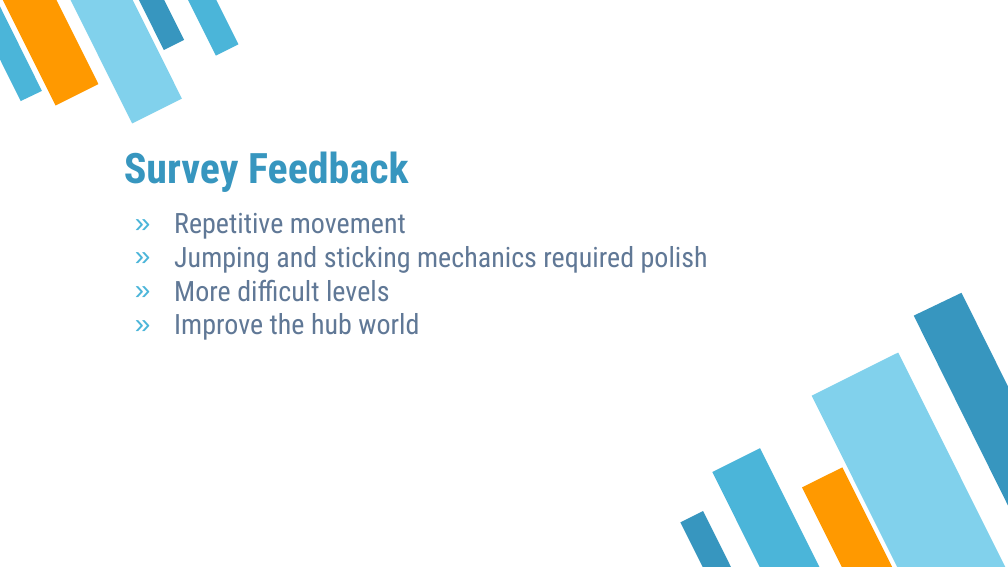
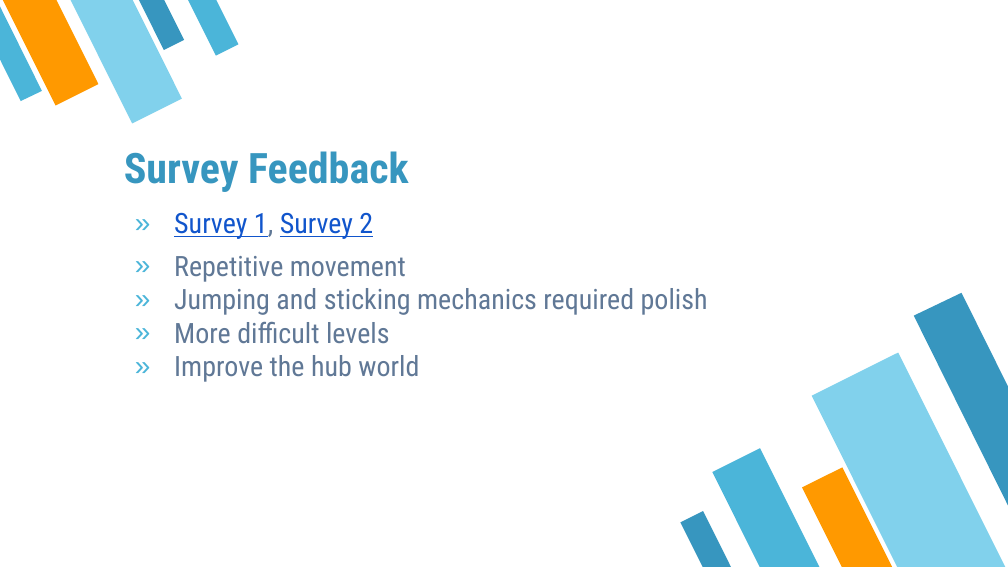
Before and after one commit to team-tree/team-tree.github.io, a slide deck: slide 10 of Final Stick It!.pptx. Drawn at 1008x567 pixels with LibreOffice and Linux fonts; fonts in the diff are those of the drawing. Boxes give left, top, right and bottom in pixels: in the first picture for what was removed or moved away, otherwise in the second. Text is boxed around its words. In the diff, an @@ line names an element or a change of style, - is before the commit and + after.

```diff
--- a/Final Stick It!.pptx
+++ b/Final Stick It!.pptx
@@ text at (x1=174, y1=212, x2=373, y2=239): paragraph added @@
+» Survey 1, Survey 2
```
